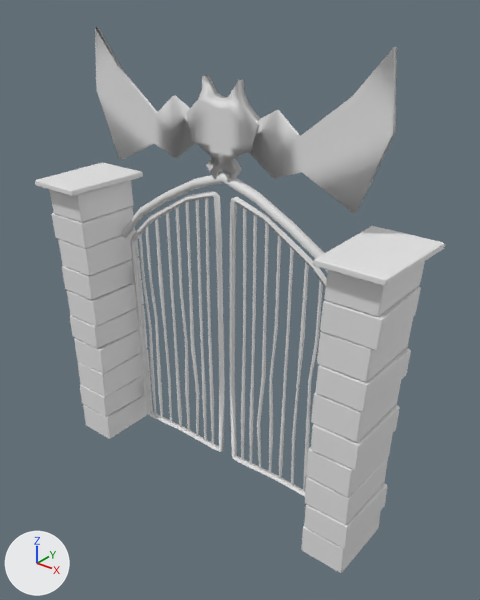
The FBX model Assets/Art/Models/Cementery/CE_Materials/CE_Textures/CE_Gate/Hell/CH_CE_Gate_Hell.FBX as it was, and as the next commit left it.
Before and after are seen from a 50 mm camera at (5.67, -6.45, 7.29) aimed at (0.35, 0.21, 3.17). Lighting does not change. The marker at lower left points along +X, +Y and +Z. Materials are left out; every surface is plain grey. Where no turn or scale is listed for an object, it has been applied to the vertices.

Names of what the first picture shows: 'CH_CE_Gate_Hell', 'CH_CE_Gate_LDoor_Hell', 'CH_CE_Gate_RDoor_Hell'.
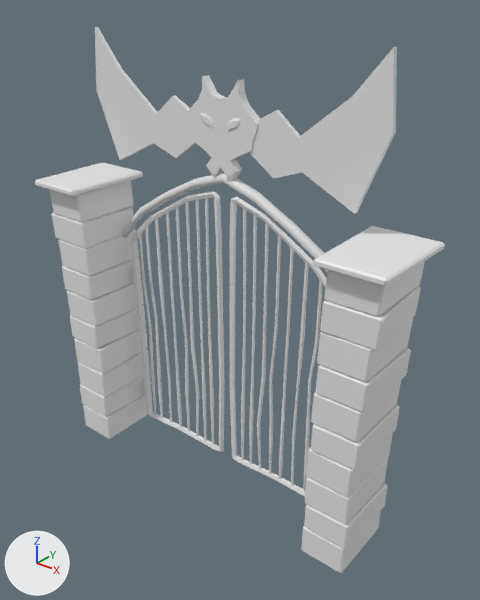
Where the newer file only moved an object's origin or applied its transform, the numbers keep the older frame.

Changed parts and their boxes (x1, y1, x2, y2) in the pictures (480 x 600 px):
```json
{"part": 1, "of": "me_mesh", "change": "added", "after": [227, 118, 241, 133]}
{"part": 2, "of": "me_mesh", "change": "added", "after": [200, 113, 214, 130]}
```

Edits to the scene script, one JSON object a line:
```json
{"block": "me_mesh", "where": "# used by ob_ch_ce_gate_hell; location = (0.0, 0.0, 0.0)"}
{"op": "remove", "block": "me_mesh", "code": "me_mesh.from_pydata(...)  # 719 vertices, 1304 faces; spans x -3.0..3.0, y -0.67..0.73, z 0.0..6.65"}
{"op": "add", "block": "me_mesh", "code": "me_mesh.from_pydata(...)  # 751 vertices, 1348 faces; spans x -3.0..3.0, y -0.67..0.73, z 0.0..6.65"}
{"block": "me_mesh", "change": "me_mesh part 1: the loose piece of 16 vertices spanning x 0.11..0.34, y 0.36..0.37, z 5.49..5.69 is copied, and the copy is mirrored in y about its middle, then moved by (0.0, -0.14, 0.0); it spans x 0.11..0.34, y 0.21..0.23, z 5.49..5.69"}
{"block": "me_mesh", "change": "me_mesh part 2: a new loose piece of 16 vertices spanning x -0.34..-0.11, y 0.21..0.23, z 5.49..5.69"}
{"block": "me_mesh", "change": "me_mesh part 3: the surface is now shaded flat"}
```
